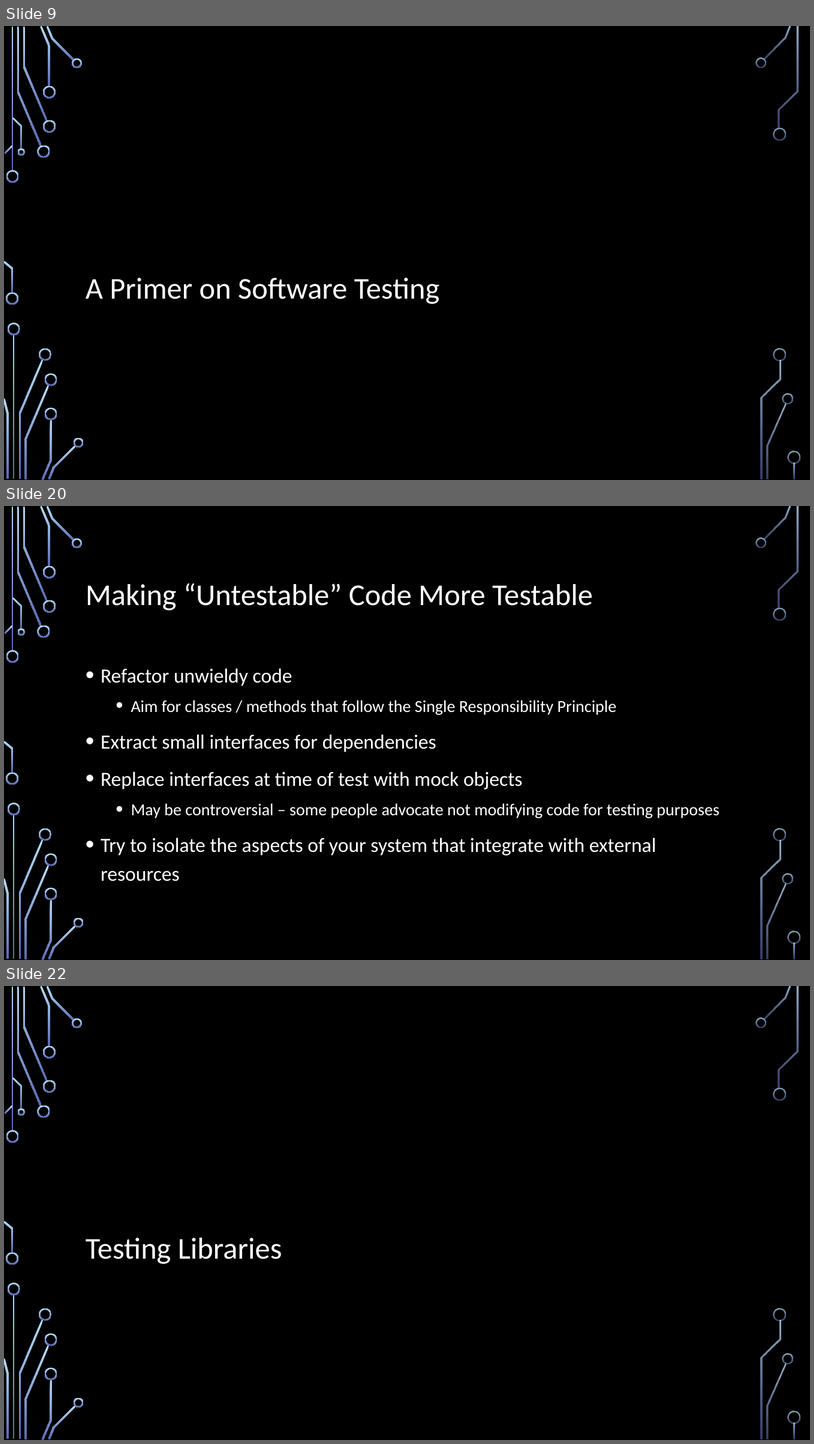
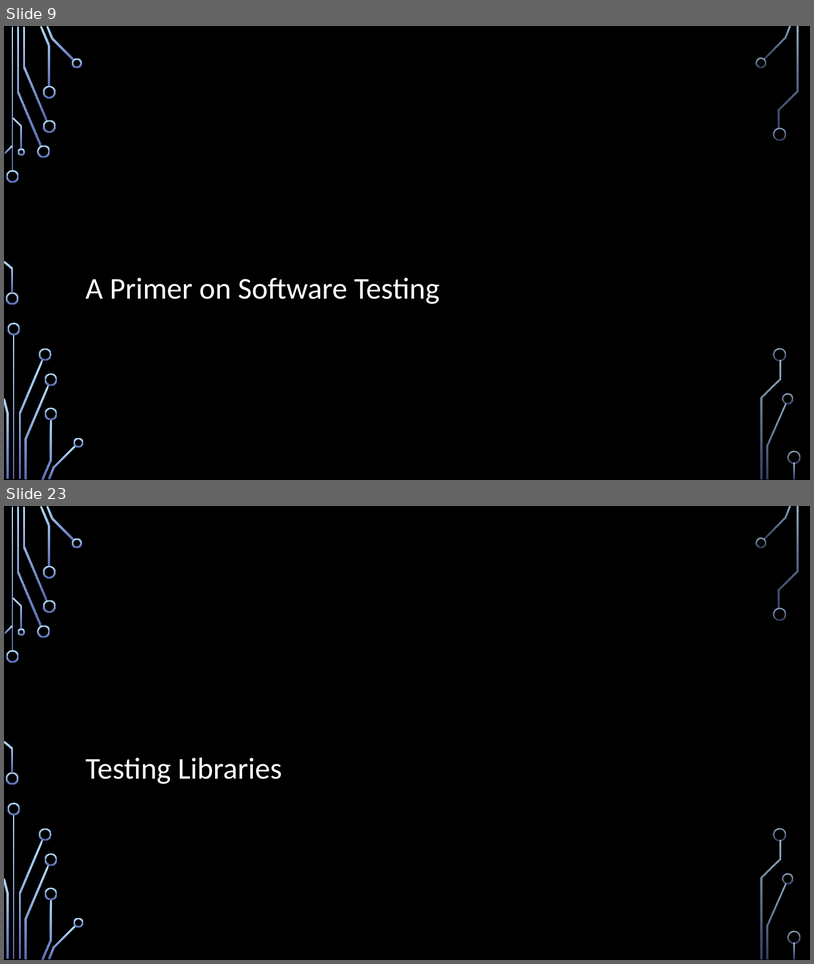
Before and after one commit to IntegerMan/SoftwareQualityTalk, a slide deck: Software Quality Recipes for Legacy.pptx. Shown one above the other, each under a label of ours: slides 9, 20 and 22 before the commit, slides 9 and 23 after it; the slides between them are not shown. The pictures are 814x1444 and 814x964 pixels, drawn with LibreOffice and Linux fonts; fonts in the diff are those of the drawing; background and template pictures are left out. Boxes give left, top, right and bottom in pixels: in the first picture for what was removed or moved away, otherwise in the second. Text is boxed around its words. In the diff, an @@ line names an element or a change of style, - is before the commit and + after.

```diff
--- a/Software Quality Recipes for Legacy.pptx
+++ b/Software Quality Recipes for Legacy.pptx
@@ slide 20 removed at box(4, 506, 810, 960), background picture (left out); not listed: 36 template elements that a slide beside it also shows @@
@@ title removed at box(86, 583, 593, 610) @@
-Making “Untestable” Code More Testable
@@ text removed at box(101, 668, 720, 881) @@
-• Refactor unwieldy code
-  • Aim for classes / methods that follow the Single Responsibility Principle
-• Extract small interfaces for dependencies
-• Replace interfaces at time of test with mock objects
-  • May be controversial – some people advocate not modifying code for testing purposes
-• Try to isolate the aspects of your system that integrate with external resources
@@ what was slide 22 is now slide 23 @@
```
Also in this commit, not shown: 11 slides changed, 4 slides added, 2 other slides removed, 9 other files.
